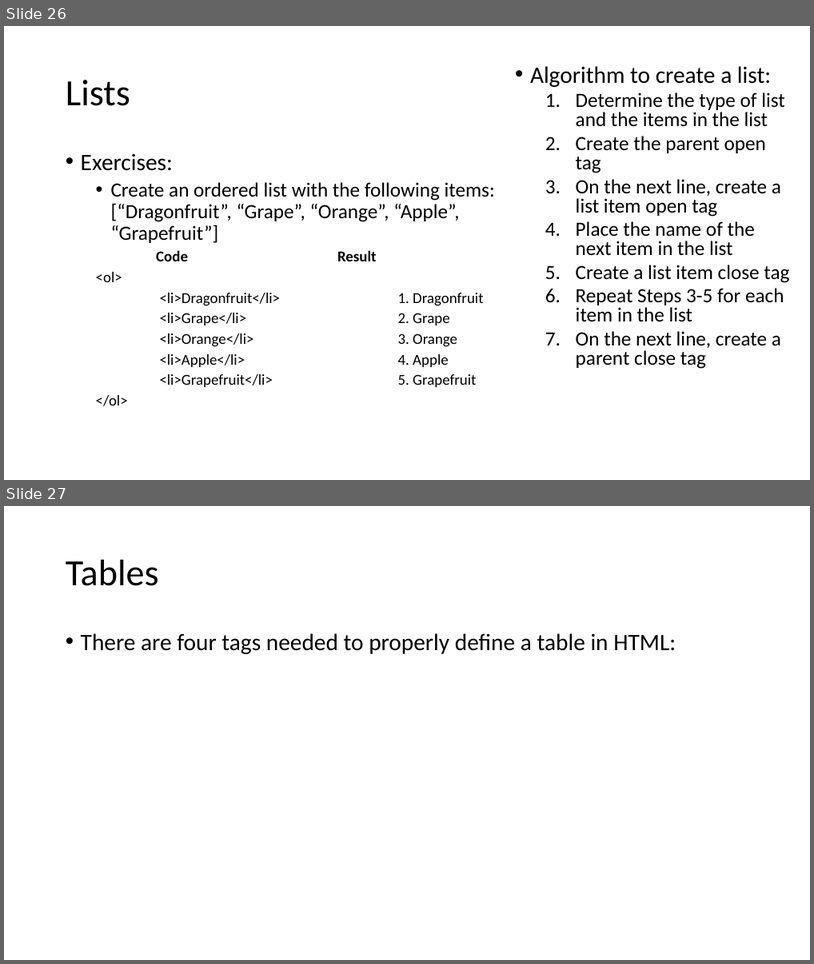
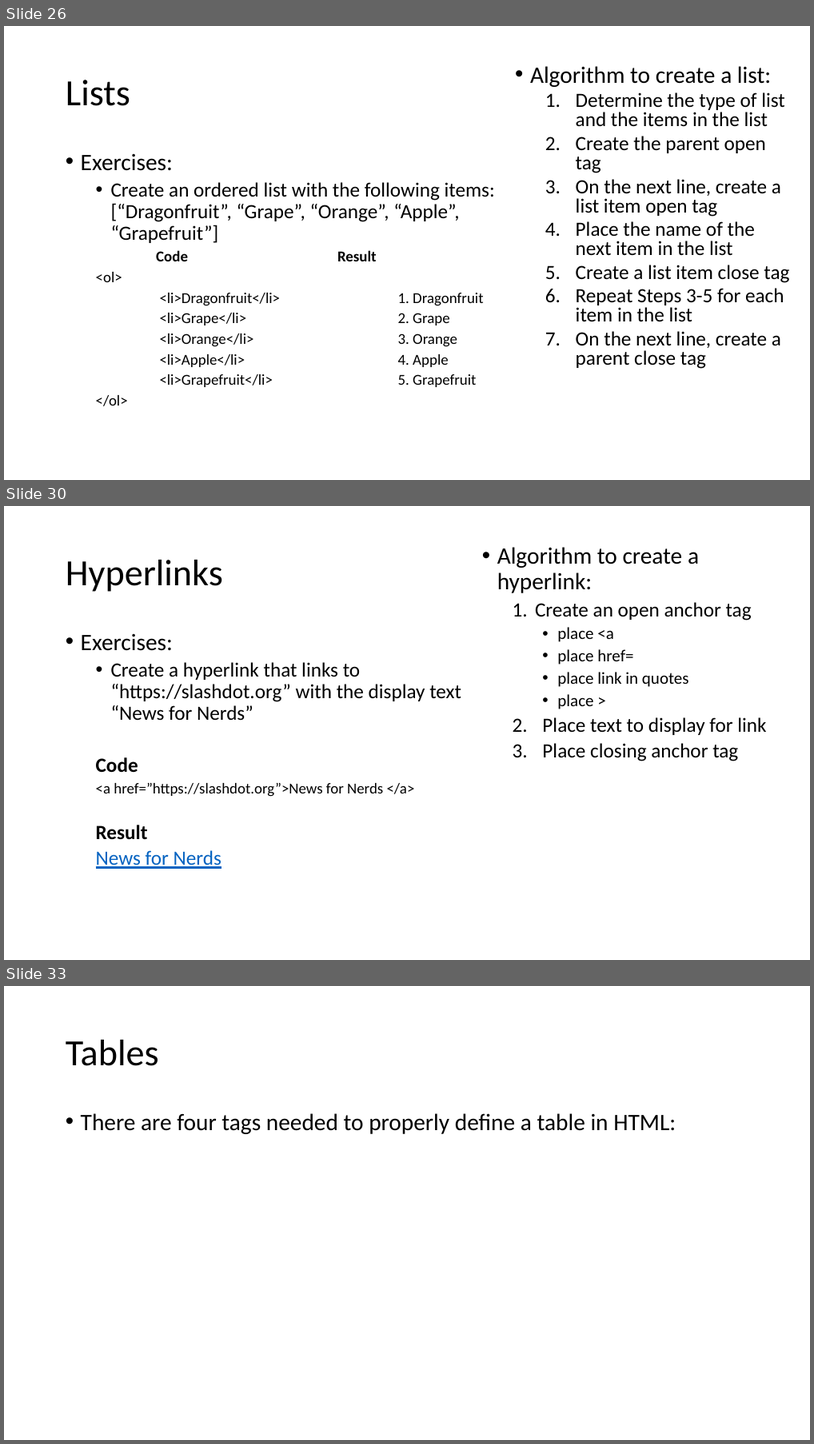
Before and after one commit to MrJoshGross/Course-Curricular-Material, a slide deck: wip/Lecture 9 - More HTML Tags.pptx. Shown one above the other, each under a label of ours: slides 26 and 27 before the commit, slides 26, 30 and 33 after it; the slides between them are not shown. The pictures are 814x964 and 814x1444 pixels, drawn with LibreOffice and Linux fonts; fonts in the diff are those of the drawing. Boxes give left, top, right and bottom in pixels: in the first picture for what was removed or moved away, otherwise in the second. Text is boxed around its words. In the diff, an @@ line names an element or a change of style, - is before the commit and + after.

Commit message:
Update Lecture 9 - More HTML Tags.pptx
add section for hyperlinks

```diff
--- a/wip/Lecture 9 - More HTML Tags.pptx
+++ b/wip/Lecture 9 - More HTML Tags.pptx
@@ slide 30 added at <box>4,506,810,960</box>, background #FFFFFF @@
@@ text added at <box>498,547,766,761</box>, 24 pt, text #000000 @@
+• Algorithm to create a hyperlink:
+  1. Create an open anchor tag
+    • place <a
+    • place href=
+    • place link in quotes
+    • place >
+  2. Place text to display for link
+  3. Place closing anchor tag
@@ title added at <box>66,560,223,592</box>, 44 pt, text #000000 @@
+Hyperlinks
@@ text added at <box>81,634,462,868</box>, 24 pt, text #000000 @@
+• Exercises:
+  • Create a hyperlink that links to “https://slashdot.org” with the display text “News for Nerds”
+  Code
+  <a href=”https://slashdot.org”>News for Nerds </a>
+  Result
+  News for Nerds
@@ what was slide 27 is now slide 33 @@
```
Also in this commit, not shown: 2 slides changed, 5 other slides added.
